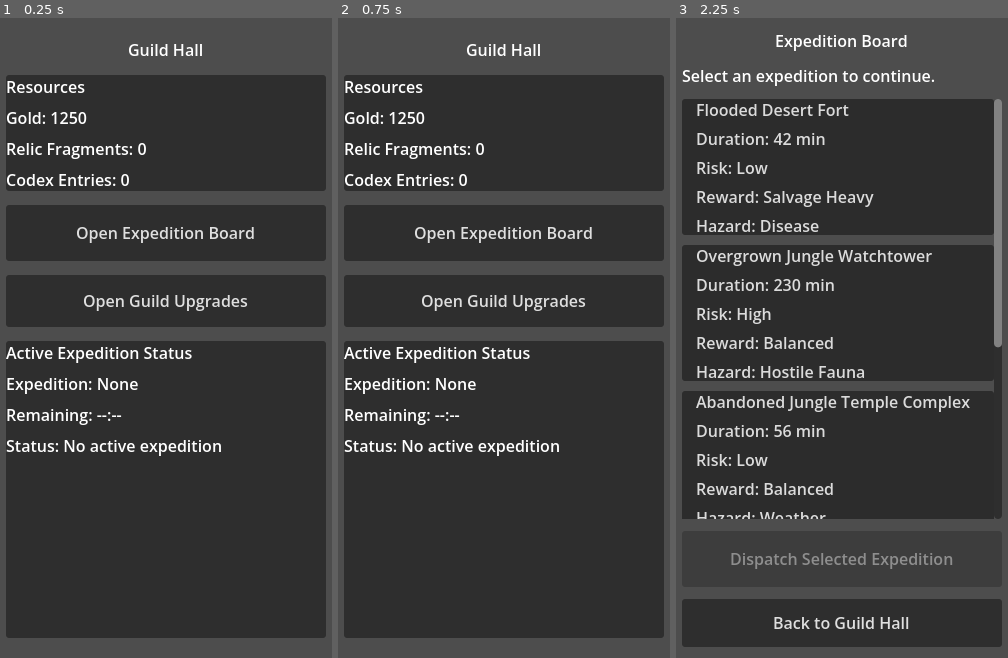
Above: before the commit, frames 1-3 (left to right).
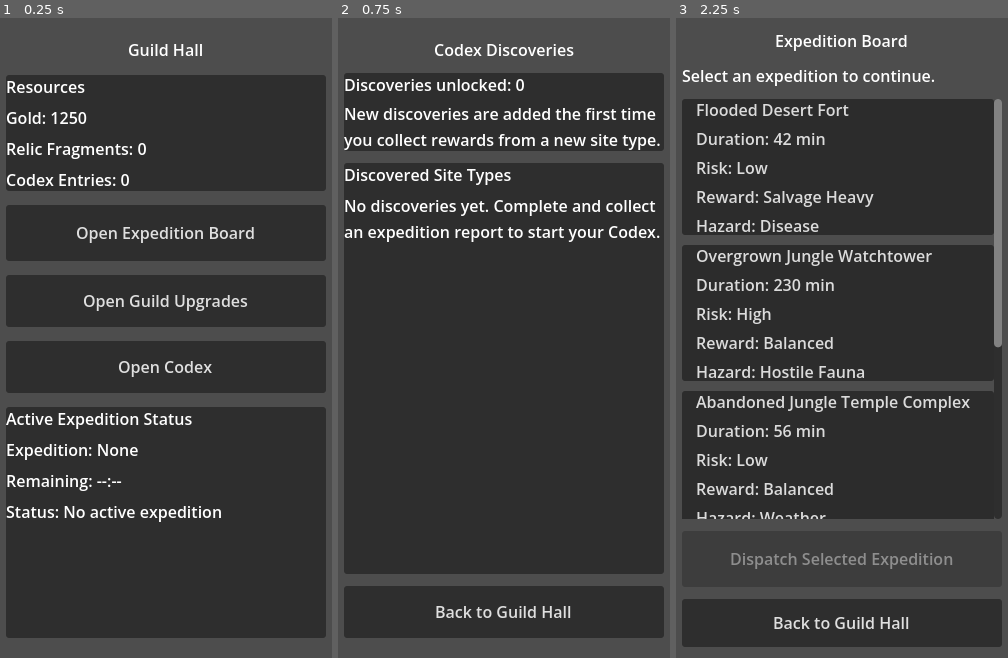
Above: after the commit, the same moments.

Repository: Navandis/expedition-guild-idle
Game: Godot game, scene res://scenes/main/Main.tscn
Two runs of this game, one before a commit and one after it. Both use one fixed random seed, a clock stepped at 60 frames per second and the inputs below.
Inputs (mouse positions are in pixels of both pictures, inside the frame that each line leads up to):
- Up to frame 1 (0.25 s): no input
- Up to frame 2 (0.75 s): click (504, 370) at 0.5 s, where only the run after the commit has a clickable "Open Codex"
- Up to frame 3 (2.25 s): click (842, 613) at 1.25 s, where only the run after the commit has a clickable "Back to Guild Hall"; click "Open Expedition Board" at 2 s

The runs differ from the first frame. In frame 1, 5.4% of the frame differs, in the area x 1-99%, y 51-79%; in frame 2, 18%, in the area x 1-99%, y 4-94%; in frame 3, nothing differs.

Commit message:
Add lightweight Codex discoveries screen and tracking

Diff:
--- /dev/null
+++ b/scenes/codex/CodexScreen.tscn
@@ -0,0 +1,72 @@
+[gd_scene format=3]
+
+[ext_resource type="Script" path="res://scripts/ui/CodexController.gd" id="1_codex"]
+
+[node name="CodexScreen" type="Control"]
+layout_mode = 3
+anchors_preset = 15
+anchor_right = 1.0
+anchor_bottom = 1.0
+grow_horizontal = 2
+grow_vertical = 2
+script = ExtResource("1_codex")
+
+[node name="SafeArea" type="MarginContainer" parent="."]
+layout_mode = 1
+anchors_preset = 15
+anchor_right = 1.0
+anchor_bottom = 1.0
+grow_horizontal = 2
+grow_vertical = 2
+theme_override_constants/margin_left = 20
+theme_override_constants/margin_top = 20
+theme_override_constants/margin_right = 20
+theme_override_constants/margin_bottom = 20
+
+[node name="RootColumn" type="VBoxContainer" parent="SafeArea"]
+layout_mode = 2
+theme_override_constants/separation = 12
+
+[node name="TitleLabel" type="Label" parent="SafeArea/RootColumn"]
+layout_mode = 2
+text = "Codex Discoveries"
+horizontal_alignment = 1
+
+[node name="HeaderPanel" type="PanelContainer" parent="SafeArea/RootColumn"]
+layout_mode = 2
+
+[node name="HeaderRows" type="VBoxContainer" parent="SafeArea/RootColumn/HeaderPanel"]
+layout_mode = 2
+theme_override_constants/separation = 6
+
+[node name="SummaryLabel" type="Label" parent="SafeArea/RootColumn/HeaderPanel/HeaderRows"]
+layout_mode = 2
+text = "Discoveries unlocked: 0"
+
+[node name="HintLabel" type="Label" parent="SafeArea/RootColumn/HeaderPanel/HeaderRows"]
+layout_mode = 2
+text = "Collect expedition rewards to discover site types."
+autowrap_mode = 3
+
+[node name="EntriesPanel" type="PanelContainer" parent="SafeArea/RootColumn"]
+custom_minimum_size = Vector2(0, 380)
+layout_mode = 2
+size_flags_vertical = 3
+
+[node name="EntriesRows" type="VBoxContainer" parent="SafeArea/RootColumn/EntriesPanel"]
+layout_mode = 2
+theme_override_constants/separation = 8
+
+[node name="EntriesHeader" type="Label" parent="SafeArea/RootColumn/EntriesPanel/EntriesRows"]
+layout_mode = 2
+text = "Discovered Site Types"
+
+[node name="EntriesListLabel" type="Label" parent="SafeArea/RootColumn/EntriesPanel/EntriesRows"]
+layout_mode = 2
+text = "No discoveries yet."
+autowrap_mode = 3
+
+[node name="BackButton" type="Button" parent="SafeArea/RootColumn"]
+custom_minimum_size = Vector2(0, 52)
+layout_mode = 2
+text = "Back to Guild Hall"
--- a/scenes/guild_hall/GuildHall.tscn
+++ b/scenes/guild_hall/GuildHall.tscn
@@ -65,6 +65,11 @@
 layout_mode = 2
 text = "Open Guild Upgrades"
 
+[node name="OpenCodexButton" type="Button" parent="SafeArea/RootColumn"]
+custom_minimum_size = Vector2(0, 52)
+layout_mode = 2
+text = "Open Codex"
+
 [node name="OpenReportButton" type="Button" parent="SafeArea/RootColumn" unique_id=1348621159]
 visible = false
 custom_minimum_size = Vector2(0, 52)
--- a/scripts/core/GameManager.gd
+++ b/scripts/core/GameManager.gd
@@ -3,17 +3,19 @@
 # GameManager owns high-level screen flow and shared runtime state.
 # For this milestone it closes the first loop by coordinating:
 # dispatch -> wait/finish -> report -> collect -> resource update.
-# Day-3 extends this flow with the Guild Upgrades screen and applies purchased
-# upgrade effects to newly started expeditions and reward calculations.
+# Day-3 extends this flow with Guild Upgrades and a lightweight Codex,
+# so Home can open each screen while state stays in one place.
 
 const GUILD_HALL_SCENE := preload("res://scenes/guild_hall/GuildHall.tscn")
 const EXPEDITION_BOARD_SCENE := preload("res://scenes/expedition_board/ExpeditionBoard.tscn")
 const DISPATCH_SCREEN_SCENE := preload("res://scenes/dispatch/DispatchScreen.tscn")
 const EXPEDITION_REPORT_SCENE := preload("res://scenes/report/ExpeditionReport.tscn")
 const GUILD_UPGRADES_SCENE := preload("res://scenes/upgrades/GuildUpgrades.tscn")
+const CODEX_SCREEN_SCENE := preload("res://scenes/codex/CodexScreen.tscn")
 
 var _expedition_manager := ExpeditionManager.new()
 var _upgrade_system := UpgradeSystem.new()
+var _codex_system := CodexSystem.new()
 var _resources := {
 	"gold": 1250,
 	"relic_fragments": 0,
@@ -25,6 +27,7 @@
 var _dispatch_controller: DispatchController
 var _report_controller: ReportController
 var _upgrades_controller: UpgradesController
+var _codex_controller: CodexController
 var _mounted_screen: Control
 
 @onready var _ui_root: Control = $CanvasLayer/UIRoot
@@ -45,6 +48,7 @@
 		_guild_hall_controller.open_expedition_board_requested.connect(_on_open_expedition_board_requested)
 		_guild_hall_controller.open_report_requested.connect(_on_open_report_requested)
 		_guild_hall_controller.open_upgrades_requested.connect(_on_open_upgrades_requested)
+		_guild_hall_controller.open_codex_requested.connect(_on_open_codex_requested)
 		_guild_hall_controller.debug_finish_requested.connect(_on_debug_finish_requested)
 
 	_show_screen(_guild_hall_controller)
@@ -103,6 +107,19 @@
 	_refresh_upgrades_view()
 
 
+func _show_codex_screen() -> void:
+	if _codex_controller == null:
+		_codex_controller = CODEX_SCREEN_SCENE.instantiate() as CodexController
+		_codex_controller.back_requested.connect(_on_codex_back_requested)
+
+	_show_screen(_codex_controller)
+	# Codex screen reads a snapshot so it can render text without touching core state.
+	_codex_controller.set_codex_data(
+		_codex_system.get_total_discoveries(),
+		_codex_system.get_discovered_entries()
+	)
+
+
 func _show_screen(screen: Control) -> void:
 	if screen == null:
 		return
@@ -137,6 +154,10 @@
 	_show_upgrades_screen()
 
 
+func _on_open_codex_requested() -> void:
+	_show_codex_screen()
+
+
 func _on_debug_finish_requested() -> void:
 	# This calls the same completion path used by natural timer completion.
 	_expedition_manager.complete_active_expedition()
@@ -179,6 +200,8 @@
 
 
 func _on_report_collect_requested() -> void:
+	var report_snapshot := _expedition_manager.get_pending_report()
+
 	# Reward collection is one-time and clears both report + completed expedition.
 	var rewards := _expedition_manager.collect_pending_report()
 	if rewards.is_empty():
@@ -188,6 +211,9 @@
 	_resources["gold"] = int(_resources.get("gold", 0)) + int(rewards.get("gold", 0))
 	_resources["relic_fragments"] = int(_resources.get("relic_fragments", 0)) + int(rewards.get("relic_fragments", 0))
 	_resources["codex_entries"] = int(_resources.get("codex_entries", 0)) + int(rewards.get("codex_entries", 0))
+
+	# Record Codex discovery after a successful collect so the event is stable.
+	_codex_system.record_discovery_from_report(report_snapshot)
 	_show_guild_hall()
 
 
@@ -226,3 +252,7 @@
 
 func _on_report_close_requested() -> void:
 	_show_guild_hall()
+
+
+func _on_codex_back_requested() -> void:
+	_show_guild_hall()
--- /dev/null
+++ b/scripts/systems/CodexSystem.gd
@@ -0,0 +1,33 @@
+extends RefCounted
+class_name CodexSystem
+
+# CodexSystem tracks a tiny discovery collection for the day-3 prototype.
+# It records one discovery per unique expedition site_type so players can
+# see lightweight progression without adding deeper collection mechanics yet.
+
+var _discovered_site_types: Array[String] = []
+
+
+func record_discovery_from_report(report: Dictionary) -> bool:
+	# Discoveries are recorded when rewards are collected, which is a one-time
+	# event in the current loop and avoids duplicate calls from UI re-opening.
+	var site_type := str(report.get("site_type", "")).strip_edges()
+	if site_type.is_empty():
+		return false
+
+	# Duplicate prevention is intentionally simple: skip if this key exists.
+	if _discovered_site_types.has(site_type):
+		return false
+
+	_discovered_site_types.append(site_type)
+	_discovered_site_types.sort()
+	return true
+
+
+func get_total_discoveries() -> int:
+	return _discovered_site_types.size()
+
+
+func get_discovered_entries() -> Array[String]:
+	# Return a copy so UI callers cannot mutate system-owned data by accident.
+	return _discovered_site_types.duplicate()
--- a/scripts/systems/ExpeditionManager.gd
+++ b/scripts/systems/ExpeditionManager.gd
@@ -6,6 +6,8 @@
 # so the UI can stay simple: dispatch -> wait -> report -> collect.
 # For day-3 progression, it also applies UpgradeSystem effect values when a new
 # expedition starts, so only future runs receive those bonuses.
+# This file now also keeps basic expedition identity fields (like site_type) so
+# later systems such as the Codex can record simple discoveries safely.
 
 const STATUS_IDLE := "idle"
 const STATUS_IN_PROGRESS := "in_progress"
@@ -57,6 +59,7 @@
 		"duration_minutes": duration_minutes,
 		"base_duration_minutes": duration_minutes,
 		"risk_label": str(effective_offer.get("risk_label", "Unknown")),
+		"site_type": str(effective_offer.get("site_type", "unknown_site")),
 		# Store values used by RewardSystem to resolve upgraded outcomes/rewards.
 		"base_success": final_success,
 		"gold_multiplier": gold_multiplier,
--- a/scripts/systems/RewardSystem.gd
+++ b/scripts/systems/RewardSystem.gd
@@ -6,6 +6,8 @@
 # loop is easy to follow and tweak while features are still minimal.
 # For day-3 progression, this includes tiny upgrade-aware modifiers for
 # success chance and gold rewards.
+# It now also forwards minimal expedition identity data so Codex discovery
+# tracking can be recorded when players collect finished reports.
 
 const OUTCOME_SUCCESS := "success"
 const OUTCOME_PARTIAL_SUCCESS := "partial_success"
@@ -19,6 +21,7 @@
 	return {
 		"expedition_id": str(expedition.get("id", "")),
 		"expedition_display_name": str(expedition.get("display_name", "Unknown Expedition")),
+		"site_type": str(expedition.get("site_type", "unknown_site")),
 		"outcome": outcome,
 		"outcome_label": _to_outcome_label(outcome),
 		"rewards": rewards,
--- /dev/null
+++ b/scripts/ui/CodexController.gd
@@ -0,0 +1,42 @@
+extends Control
+class_name CodexController
+
+# CodexController renders the prototype Codex screen for the day-3 milestone.
+# It reads discovery data from CodexSystem and turns it into simple progress
+# text so players can quickly see what site types they have discovered.
+
+signal back_requested
+
+@onready var _summary_label: Label = $SafeArea/RootColumn/HeaderPanel/HeaderRows/SummaryLabel
+@onready var _hint_label: Label = $SafeArea/RootColumn/HeaderPanel/HeaderRows/HintLabel
+@onready var _entries_list_label: Label = $SafeArea/RootColumn/EntriesPanel/EntriesRows/EntriesListLabel
+
+
+func _ready() -> void:
+	$SafeArea/RootColumn/BackButton.pressed.connect(_on_back_pressed)
+
+
+func set_codex_data(total_discoveries: int, discovered_entries: Array[String]) -> void:
+	# This screen is intentionally text-only for now, but still exposes clear
+	# progress by showing a total and a readable list of known site types.
+	_summary_label.text = "Discoveries unlocked: %d" % total_discoveries
+	_hint_label.text = "New discoveries are added the first time you collect rewards from a new site type."
+
+	if discovered_entries.is_empty():
+		_entries_list_label.text = "No discoveries yet. Complete and collect an expedition report to start your Codex."
+		return
+
+	var lines: Array[String] = []
+	for i in discovered_entries.size():
+		lines.append("%d. %s" % [i + 1, _to_entry_label(discovered_entries[i])])
+	_entries_list_label.text = "\n".join(lines)
+
+
+func _to_entry_label(site_type: String) -> String:
+	# Convert internal IDs like "sunken_ruins" into beginner-friendly labels.
+	var label := site_type.replace("_", " ")
+	return label.capitalize()
+
+
+func _on_back_pressed() -> void:
+	back_requested.emit()
--- a/scripts/ui/GuildHallController.gd
+++ b/scripts/ui/GuildHallController.gd
@@ -4,11 +4,13 @@
 # GuildHallController is the home screen for the current gameplay loop.
 # It shows runtime resources, active expedition status, and entry points to
 # either start a run or review/collect a completed expedition report.
-# For day-3, it also exposes navigation into the new Guild Upgrades screen.
+# For day-3, it also exposes navigation into Guild Upgrades and the new
+# Codex Discoveries screen so collection progress is easy to check.
 
 signal open_expedition_board_requested
 signal open_report_requested
 signal open_upgrades_requested
+signal open_codex_requested
 signal debug_finish_requested
 
 @onready var _gold_label: Label = $SafeArea/RootColumn/ResourcesPanel/ResourceRows/GoldLabel
@@ -16,6 +18,7 @@
 @onready var _codex_entries_label: Label = $SafeArea/RootColumn/ResourcesPanel/ResourceRows/CodexEntriesLabel
 @onready var _open_report_button: Button = $SafeArea/RootColumn/OpenReportButton
 @onready var _open_upgrades_button: Button = $SafeArea/RootColumn/OpenUpgradesButton
+@onready var _open_codex_button: Button = $SafeArea/RootColumn/OpenCodexButton
 @onready var _debug_finish_button: Button = $SafeArea/RootColumn/DebugFinishButton
 @onready var _active_name_label: Label = $SafeArea/RootColumn/ActiveExpeditionPanel/ActiveRows/ActiveNameLabel
 @onready var _remaining_time_label: Label = $SafeArea/RootColumn/ActiveExpeditionPanel/ActiveRows/RemainingTimeLabel
@@ -32,6 +35,7 @@
 func _ready() -> void:
 	$SafeArea/RootColumn/OpenBoardButton.pressed.connect(_on_open_board_pressed)
 	_open_upgrades_button.pressed.connect(_on_open_upgrades_pressed)
+	_open_codex_button.pressed.connect(_on_open_codex_pressed)
 	_open_report_button.pressed.connect(_on_open_report_pressed)
 	_debug_finish_button.pressed.connect(_on_debug_finish_pressed)
 	# Polling each frame is acceptable for this prototype-sized status block.
@@ -110,5 +114,9 @@
 	open_upgrades_requested.emit()
 
 
+func _on_open_codex_pressed() -> void:
+	open_codex_requested.emit()
+
+
 func _on_debug_finish_pressed() -> void:
 	debug_finish_requested.emit()
